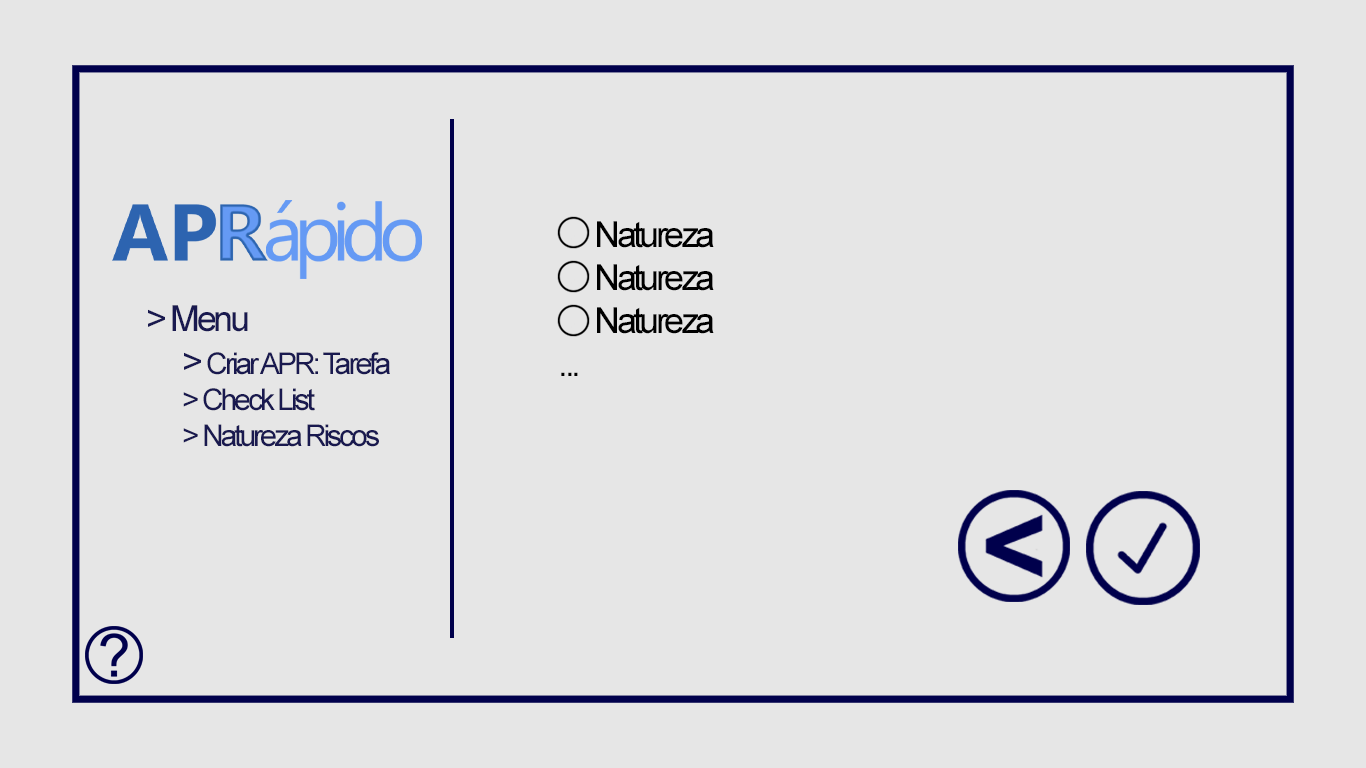
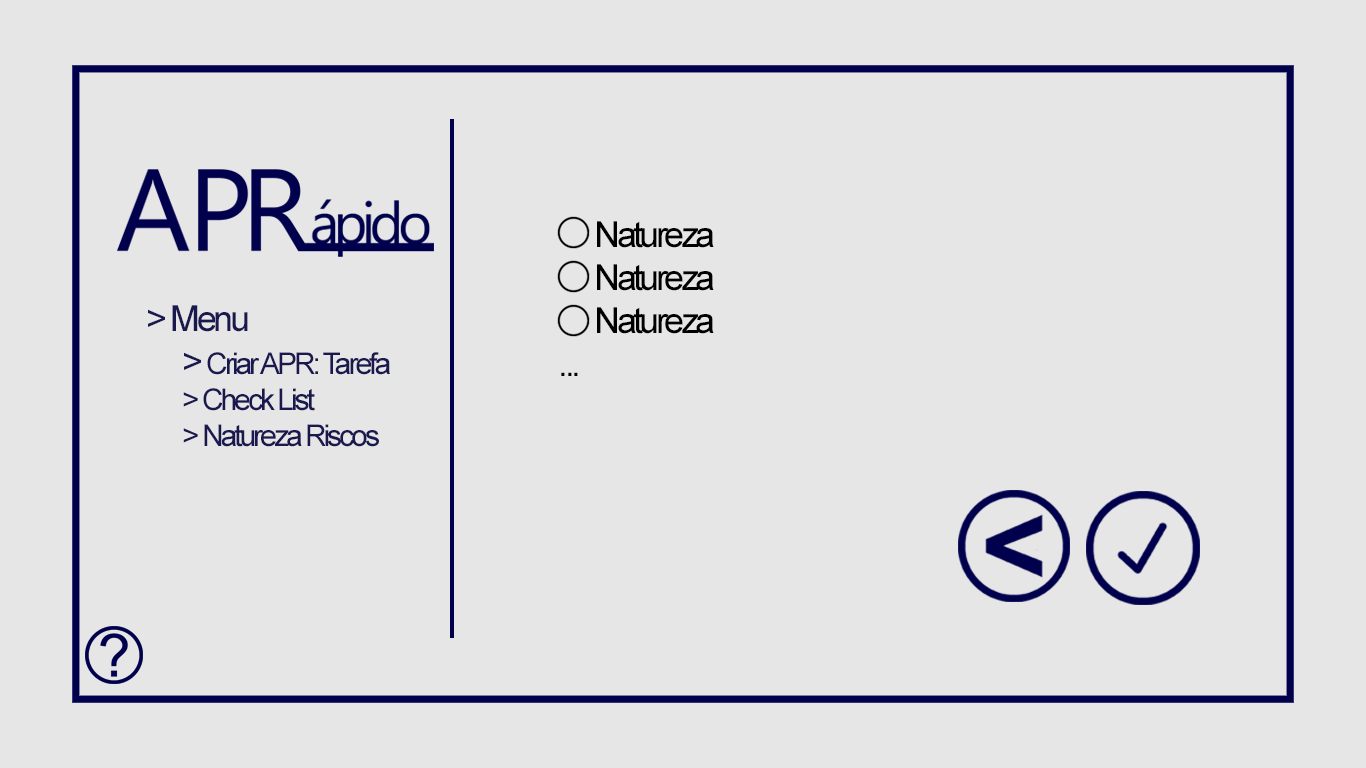
Layers edited between the first and the second 1366 x 768 image:
moved "Logo" above "Botão Info", painted on it over [112, 169, 434, 279]
